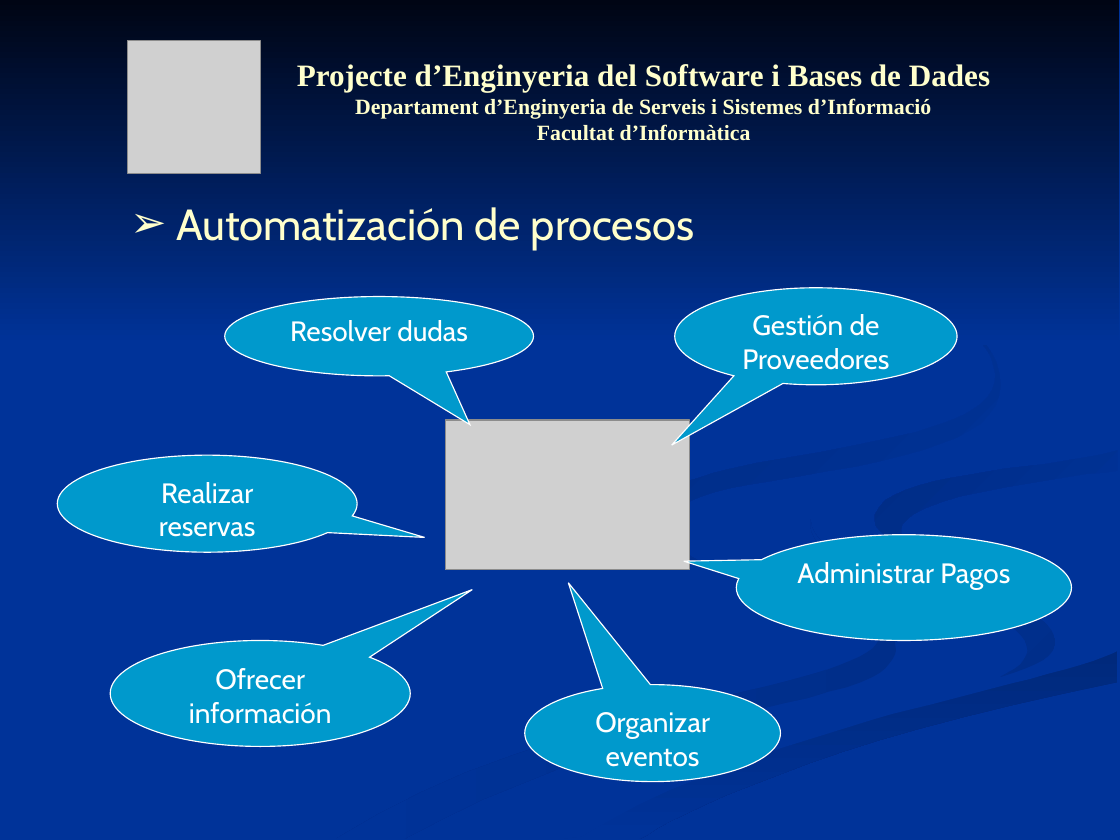
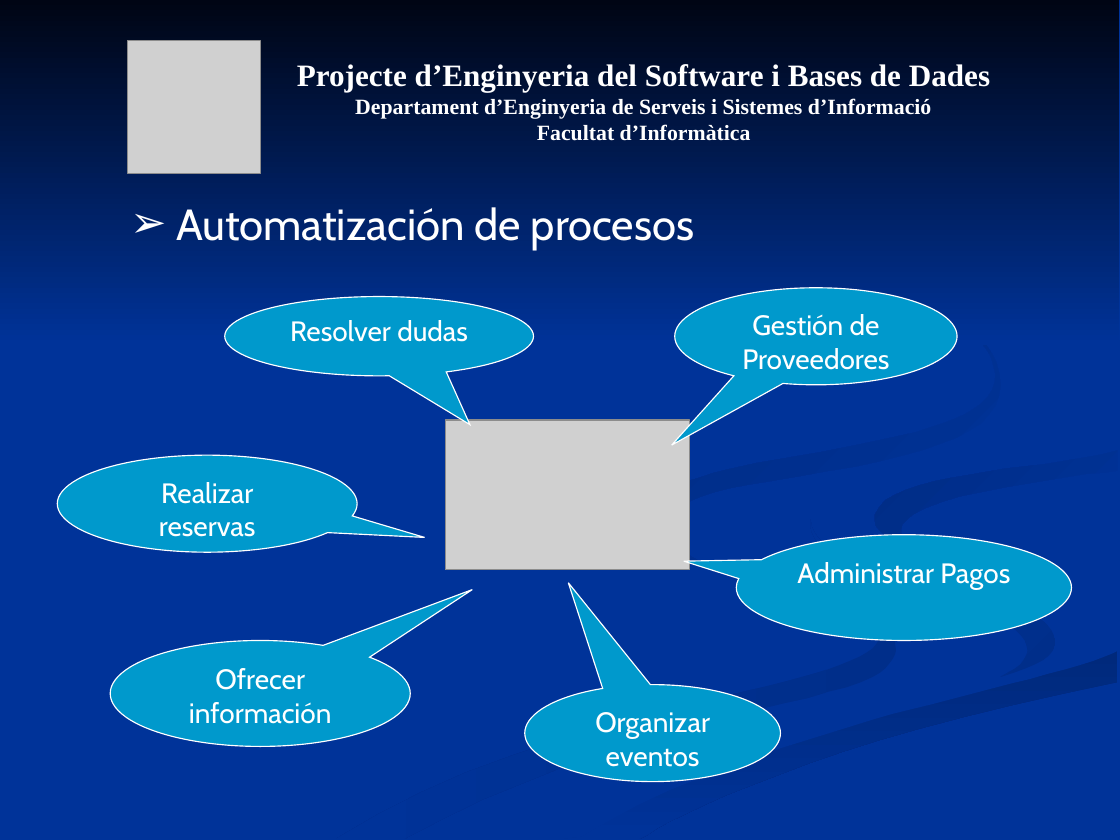
Before and after one commit to mvm9289/escfib, a slide deck: slide 7 of Docs/0910Q2-08-I-1-1.0-Presentacion.ppt. Drawn at 1120x840 pixels with LibreOffice and Linux fonts; fonts in the diff are those of the drawing; grey boxes stand for pictures. Boxes give left, top, right and bottom in pixels: in the first picture for what was removed or moved away, otherwise in the second. Text is boxed around its words. In the diff, an @@ line names an element or a change of style, - is before the commit and + after.

```diff
--- a/Docs/0910Q2-08-I-1-1.0-Presentacion.ppt
+++ b/Docs/0910Q2-08-I-1-1.0-Presentacion.ppt
@@ text "Projecte d’Enginyeria del Software i ..." at bbox=[297, 64, 990, 141]: text colour #FFFFCC to #FFFFFF @@
@@ text "Automatización de procesos" at bbox=[176, 207, 694, 250]: text colour #FFFFCC to #FFFFFF; bullet colour #FFFFCC to #FFFFFF @@
```
Also in this commit, not shown: 11 other slides changed.
